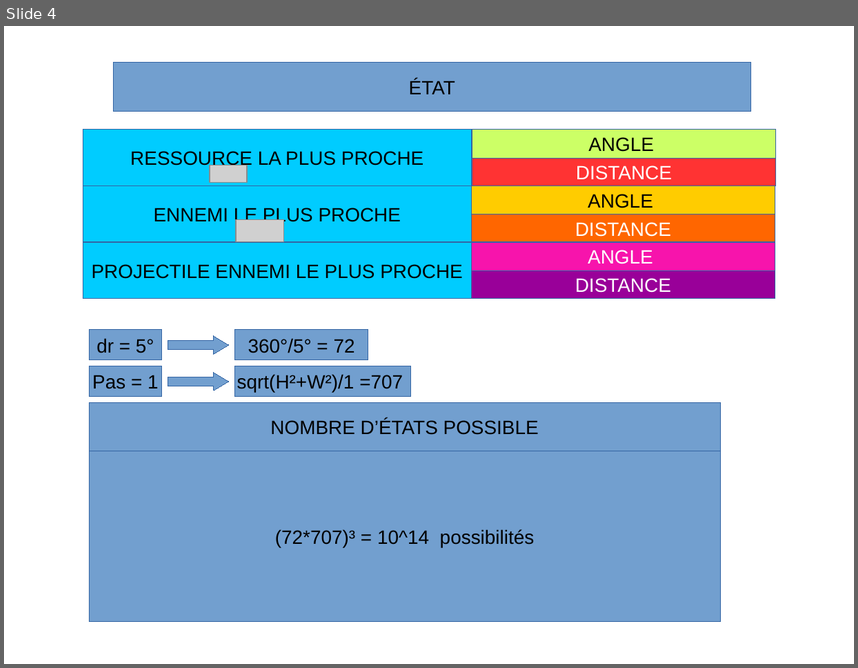
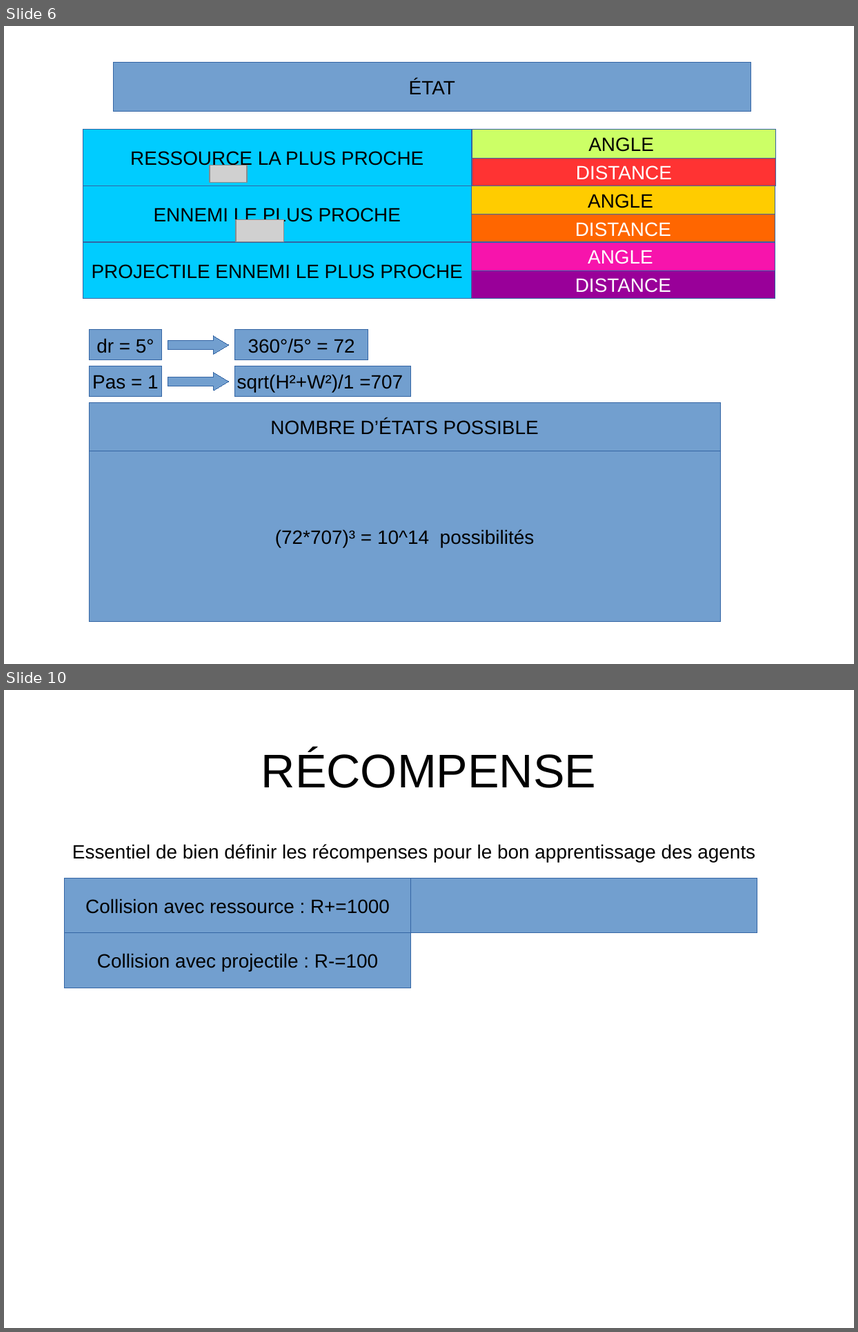
Before and after one commit to pfpimenta/projet_majeure, a slide deck: Presentation.odp. Shown one above the other, each under a label of ours: slide 4 before the commit, slides 6 and 10 after it; the slides between them are not shown. The pictures are 858x668 and 858x1332 pixels, drawn with LibreOffice and Linux fonts; fonts in the diff are those of the drawing; grey boxes stand for pictures; background and template pictures are left out. Boxes give left, top, right and bottom in pixels: in the first picture for what was removed or moved away, otherwise in the second. Text is boxed around its words. In the diff, an @@ line names an element or a change of style, - is before the commit and + after.

```diff
--- a/Presentation.odp
+++ b/Presentation.odp
@@ slide 10 added at (x1=4, y1=690, x2=854, y2=1328), background #FFFFFF @@
@@ title added at (x1=261, y1=749, x2=596, y2=788), 44 pt, text #000000 @@
+RÉCOMPENSE
@@ text added at (x1=72, y1=844, x2=755, y2=862), 18 pt, text #000000 @@
+Essentiel de bien définir les récompenses pour le bon apprentissage des agents
@@ rectangle added at (x1=65, y1=878, x2=411, y2=933), fill #729FCF, outline #3465A4 0 pt, 18 pt, text #000000 @@
+Collision avec ressource : R+=1000
@@ rectangle added at (x1=411, y1=878, x2=757, y2=933), fill #729FCF, outline #3465A4 0 pt @@
@@ rectangle added at (x1=65, y1=933, x2=411, y2=988), fill #729FCF, outline #3465A4 0 pt, 18 pt, text #000000 @@
+Collision avec projectile : R-=100
@@ what was slide 4 is now slide 6 @@
```
Also in this commit, not shown: 1 slide changed, 8 other slides added.
